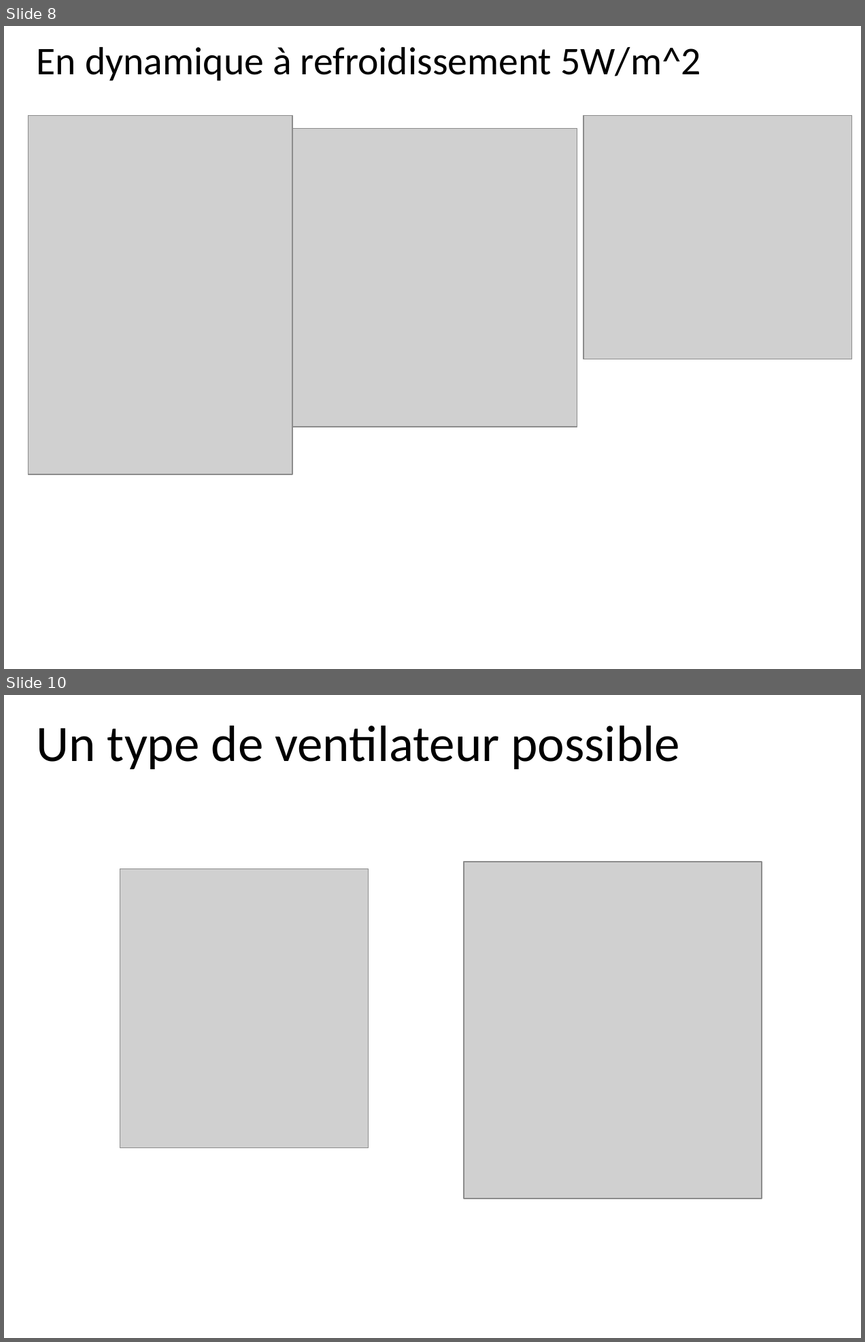
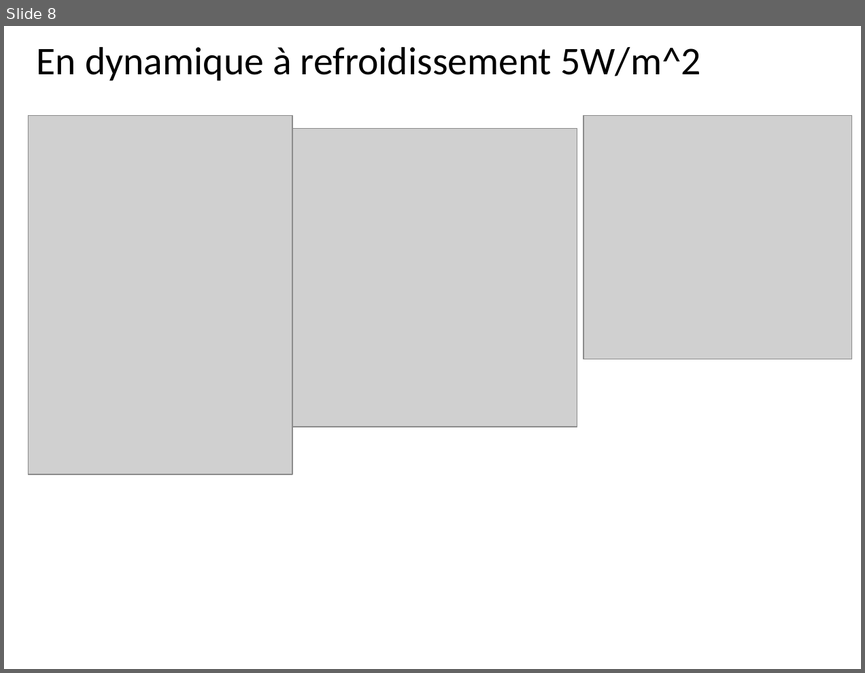
Before and after one commit to EOSCogniton/Bench01-EPSA, a slide deck: 01-Maquettes Primitives/refroidissement_res/Evaluation refroidissement banc BASTIE.pptx. Shown one above the other, each under a label of ours: slides 8 and 10 before the commit, slide 8 after it; the slides between them are not shown. The pictures are 865x1342 and 865x673 pixels, drawn with LibreOffice and Linux fonts; fonts in the diff are those of the drawing; grey boxes stand for pictures. Boxes give left, top, right and bottom in pixels: in the first picture for what was removed or moved away, otherwise in the second. Text is boxed around its words. In the diff, an @@ line names an element or a change of style, - is before the commit and + after.

```diff
--- a/01-Maquettes Primitives/refroidissement_res/Evaluation refroidissement banc BASTIE.pptx
+++ b/01-Maquettes Primitives/refroidissement_res/Evaluation refroidissement banc BASTIE.pptx
@@ slide 10 removed at bbox=[4, 695, 861, 1338], background #FFFFFF @@
@@ text removed at bbox=[37, 726, 680, 769] @@
-Un type de ventilateur possible
@@ picture removed at bbox=[120, 869, 368, 1147] @@
@@ picture removed at bbox=[463, 862, 762, 1199] @@
```
Also in this commit, not shown: 4 slides changed, 4 slides added.
